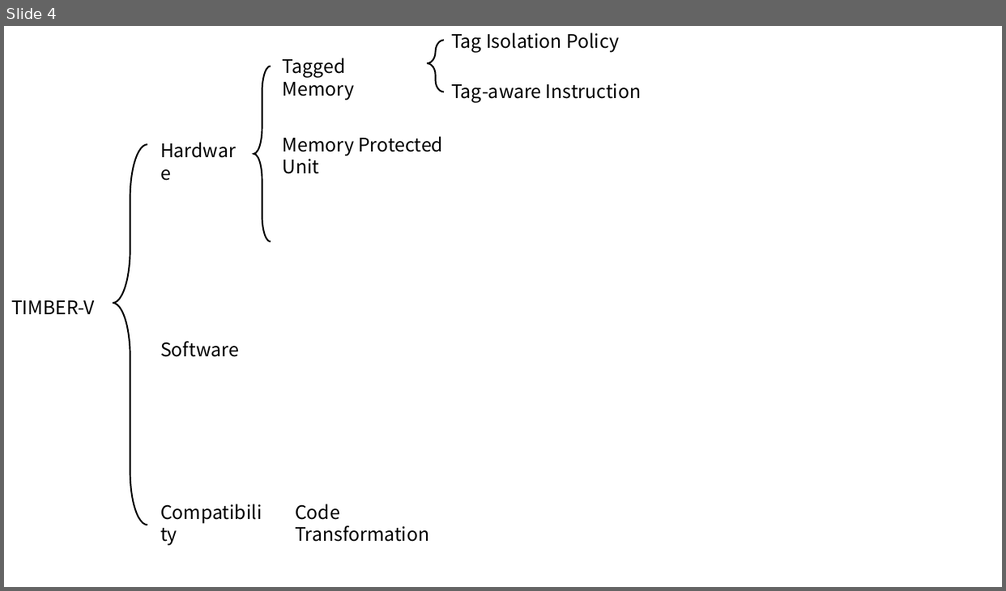
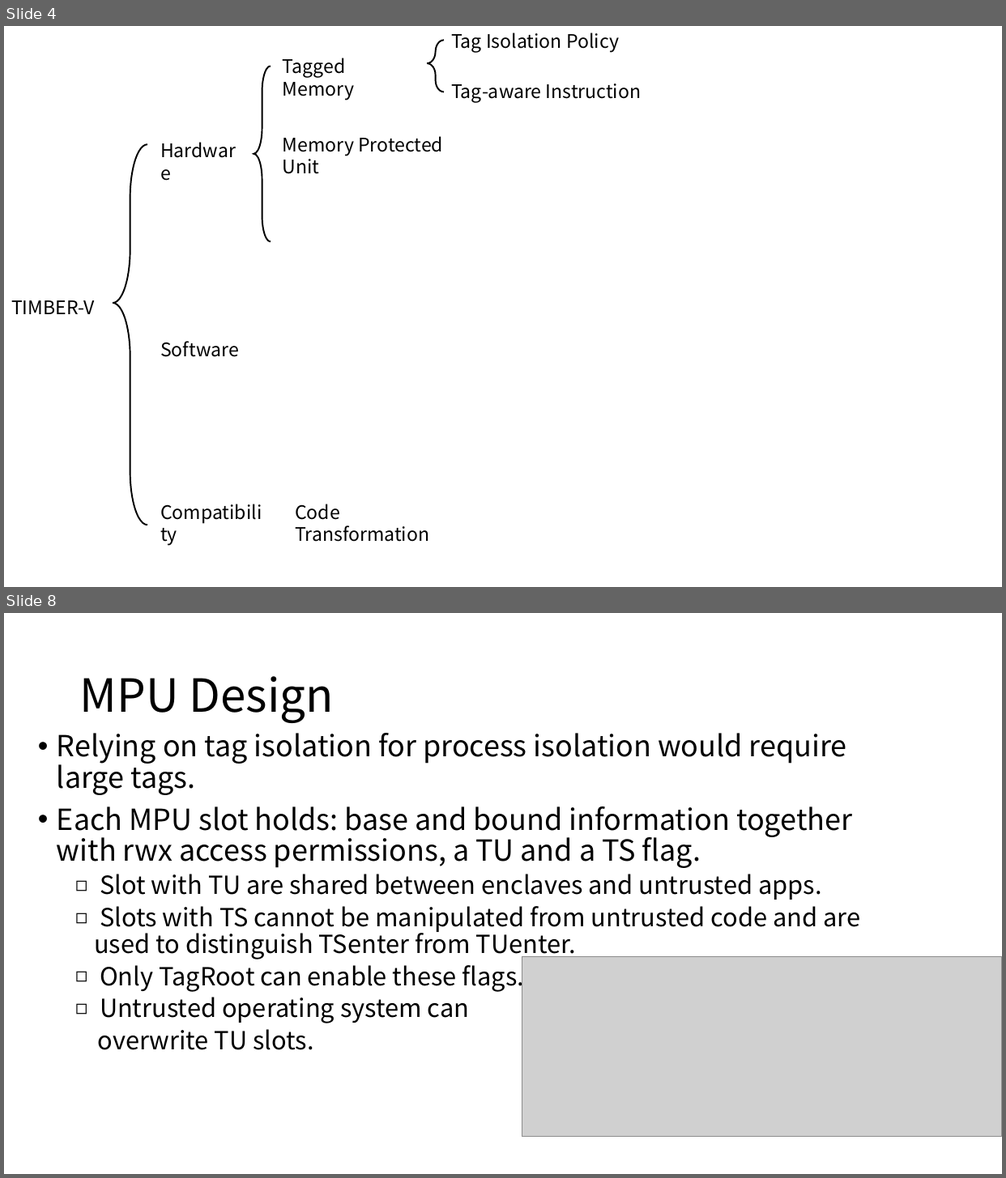
Before and after one commit to Bemfool/SUNFLOWER, a slide deck: 新建 Microsoft PowerPoint 演示文稿.pptx. Shown one above the other, each under a label of ours: slide 4 before the commit, slides 4 and 8 after it; the slides between them are not shown. The pictures are 1006x591 and 1006x1178 pixels, drawn with LibreOffice and Linux fonts; fonts in the diff are those of the drawing; grey boxes stand for pictures. Boxes give left, top, right and bottom in pixels: in the first picture for what was removed or moved away, otherwise in the second. Text is boxed around its words. In the diff, an @@ line names an element or a change of style, - is before the commit and + after.

```diff
--- a/新建 Microsoft PowerPoint 演示文稿.pptx
+++ b/新建 Microsoft PowerPoint 演示文稿.pptx
@@ slide 8 added at box(4, 613, 1002, 1174), background #FFFFFF @@
@@ title added at box(80, 676, 334, 723), 44 pt, text #000000 @@
+MPU Design
@@ text added at box(57, 733, 860, 1050), 24 pt, text #000000 @@
+• Relying on tag isolation for process isolation would require large tags.
+• Each MPU slot holds: base and bound information together with rwx access permissions, a TU and a TS flag.
+  ◻ Slot with TU are shared between enclaves and untrusted apps.
+  ◻ Slots with TS cannot be manipulated from untrusted code and are used to distinguish TSenter from TUenter.
+  ◻ Only TagRoot can enable these flags.
+  ◻ Untrusted operating system can
+  overwrite TU slots.
@@ picture added at box(522, 956, 1002, 1137) @@
```
Also in this commit, not shown: 2 slides changed, 5 other slides added.
